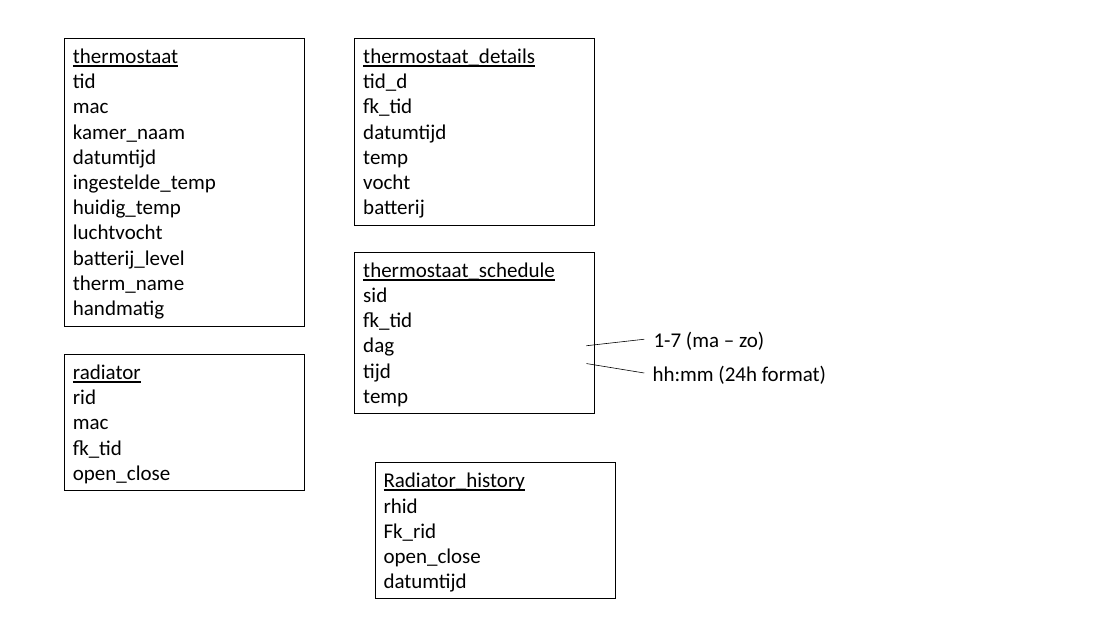
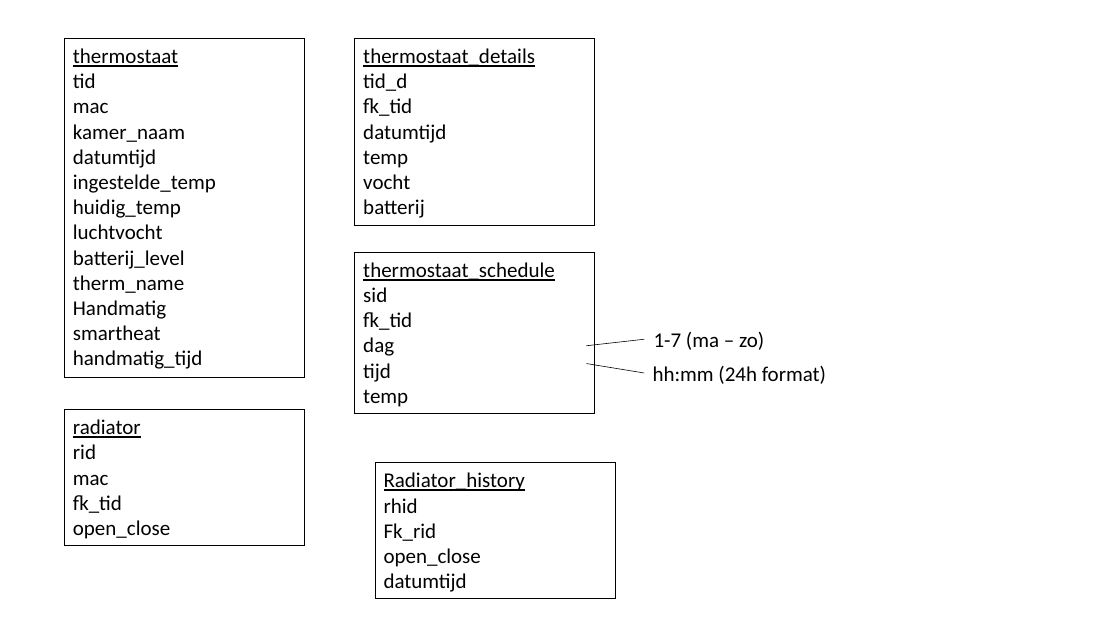
Before and after one commit to Koenmani/temperature, a slide deck: slide 1 of design.pptx. Drawn at 1120x630 pixels with LibreOffice and Linux fonts; fonts in the diff are those of the drawing. Boxes give left, top, right and bottom in pixels: in the first picture for what was removed or moved away, otherwise in the second. Text is boxed around its words. In the diff, an @@ line names an element or a change of style, - is before the commit and + after.

```diff
--- a/design.pptx
+++ b/design.pptx
@@ rectangle "thermostaat": place and size @@
-rectangle "thermostaat" at box(65, 39, 305, 327)
+rectangle "thermostaat" at box(65, 39, 305, 378)
@@ text in rectangle at box(73, 300, 202, 369): text changed @@
-handmatig
+Handmatig
+smartheat
+handmatig_tijd
@@ rectangle "radiator": place and size @@
-rectangle "radiator" at box(65, 355, 305, 491)
+rectangle "radiator" at box(65, 410, 305, 546)
```
Also in this commit, not shown: 1 other slide changed, 7 other files.
